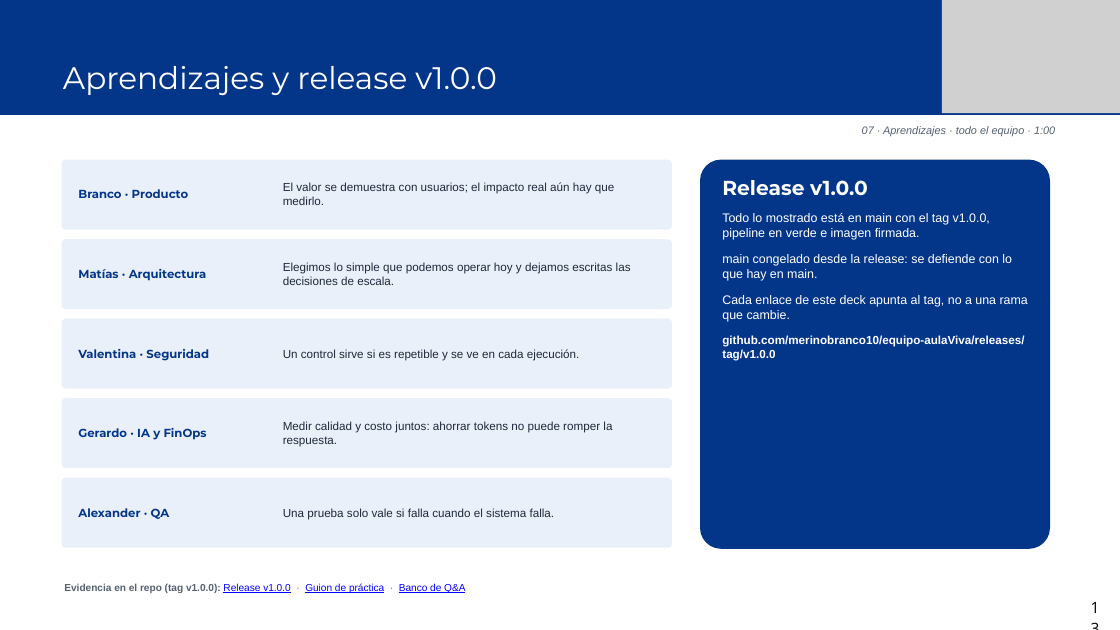
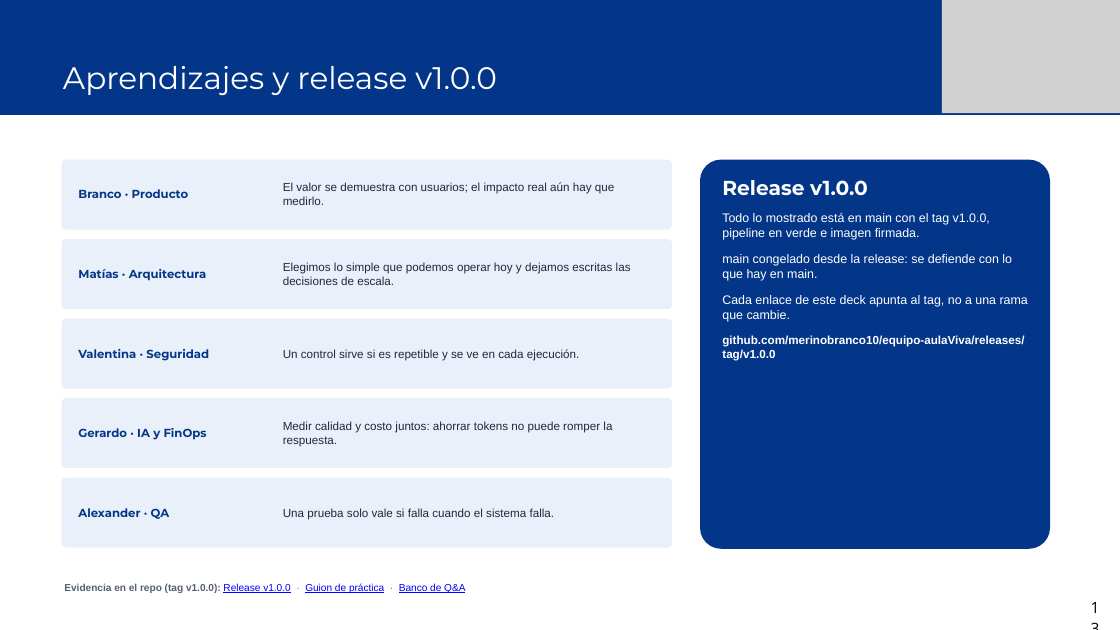
Before and after one commit to merinobranco10/equipo-aulaViva, a slide deck: slide 12 of docs/defensa/AulaViva_S18_Defensa_Deck.pptx (slide 13 before the commit). Drawn at 1120x630 pixels with LibreOffice and Linux fonts; fonts in the diff are those of the drawing; grey boxes stand for pictures. Boxes give left, top, right and bottom in pixels: in the first picture for what was removed or moved away, otherwise in the second. Text is boxed around its words. In the diff, an @@ line names an element or a change of style, - is before the commit and + after.

```diff
--- a/docs/defensa/AulaViva_S18_Defensa_Deck.pptx
+++ b/docs/defensa/AulaViva_S18_Defensa_Deck.pptx
@@ text removed at [862,126,1055,137] @@
-07 · Aprendizajes · todo el equipo · 1:00
```
Also in this commit, not shown: 13 other slides changed, 2 other files.
